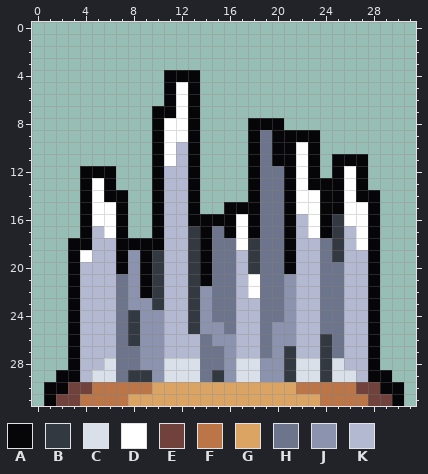
Pixel-art sprite -- data/textures/^-texture.png. Above: the version before the commit.
The file is 128x128 pixels, drawn in blocks of 4x4; one block is one cell here.
Palette (. is transparent): A #060608  B #333941  C #dae0ea  D #ffffff  E #71413b  F #bb7547  G #dba463  H #6d758d  J #8b93af  K #b3b9d1
Once edited:
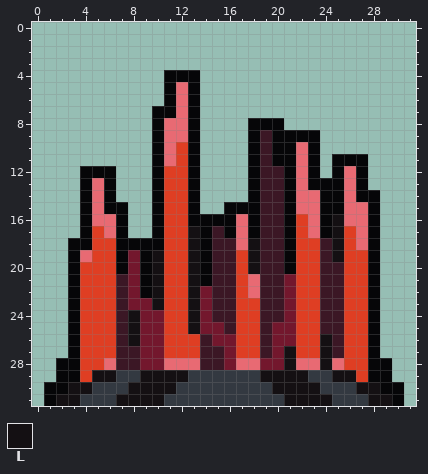
Colours new in this view: L #141013
Diff:
colour D: #ffffff -> #e86a73
colour H: #6d758d -> #3b1725
colour J: #8b93af -> #73172d
colour K: #b3b9d1 -> #df3e23
y 14: x 7 A -> .
y 15: x 6 D -> A
y 16: x 25 B -> L
y 17: x 13 B -> L; x 25 B -> L
y 18: x 13 B -> L; x 18 B -> L; x 25 B -> L
y 19: x 10 B -> L; x 13 B -> L; x 18 B -> L; x 25 B -> L
y 20: x 10 B -> L; x 13 B -> L; x 18 B -> L
y 21..23: x 10 B -> L; x 13 B -> L
y 24..25: x 8 B -> L; x 13 B -> L
y 26: x 8 B -> L; x 24 B -> L
y 27: x 21 B -> L; x 24 B -> L
y 28: x 2 . -> A; x 6 C -> D; x 11..13 CCC -> DDD; x 17..18 CC -> DD; x 21..25 BCCBC -> LDDLD; x 29 . -> A
y 29: x 5..7 CCH -> LLB; x 9..14 BJCCCH -> LLLLBB; x 16..23 JCCJJBCC -> BBBLLLLB; x 25..26 CC -> LL
y 30: x 3..28 EEFFFFFGGGGGGGGGGGGFFFFFEE -> LLBBBLLLLBBBBBBBBLLLLBBBLL
y 31: x 2..29 EEFFFFGGGGGGGGGGGGGGGGFFFFEE -> LLBBBLLLLBBBBBBBBBBLLLLBBBLL
Boxes around the changes in both pictures, in picture pixels (x1, y1, x2, y2):
changed: (56, 82, 392, 406)
